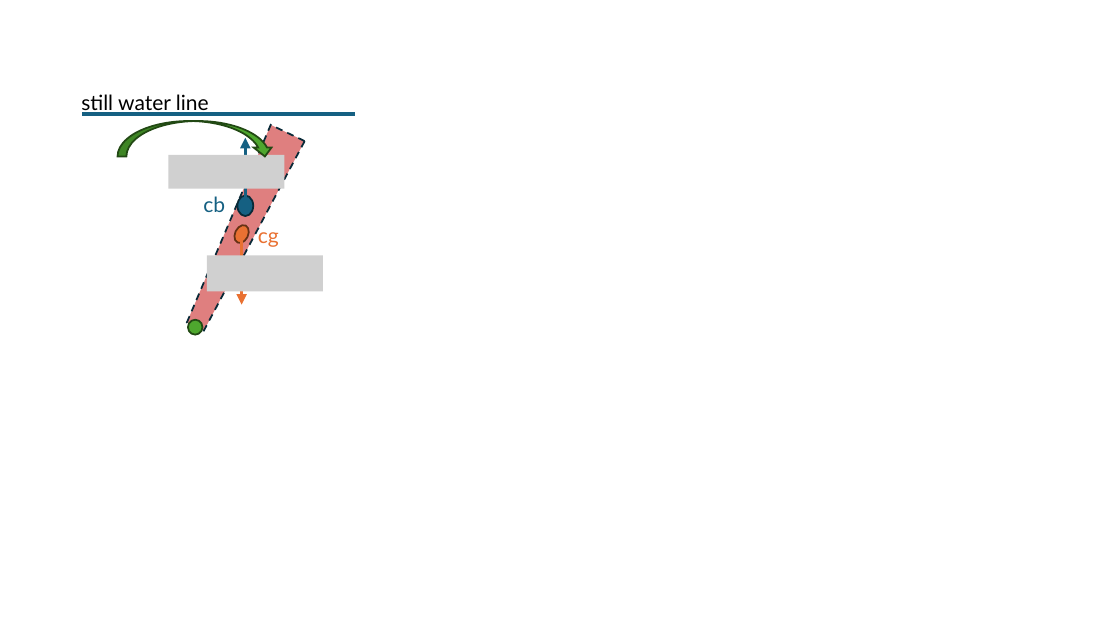
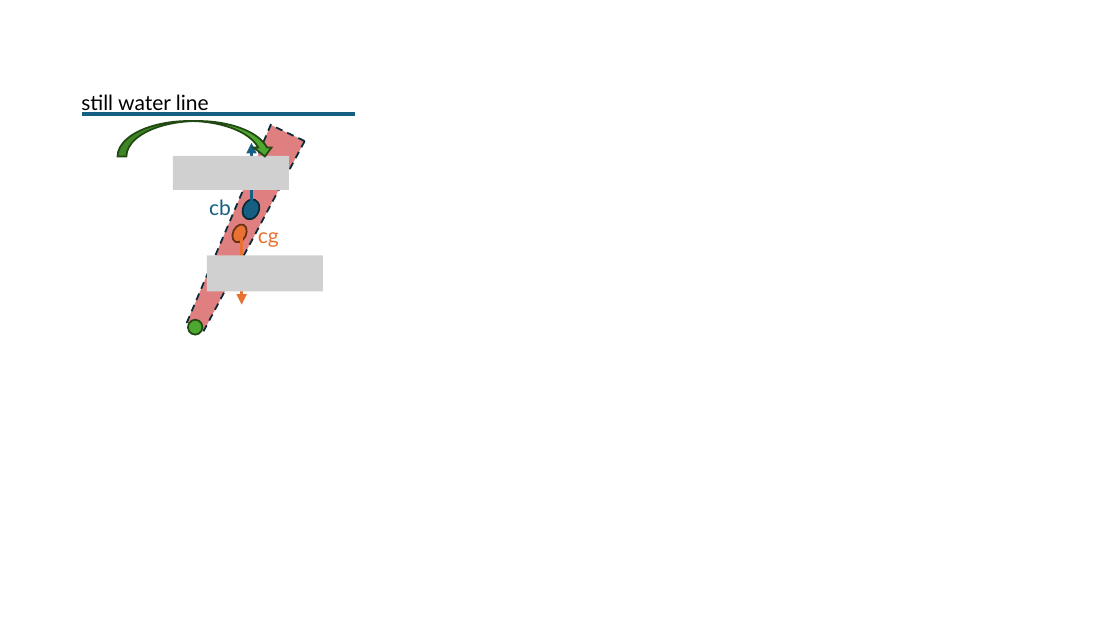
Before and after one commit to jtgrasb/WecOptTool, a slide deck: slide 5 of examples/FOSWEC_M4E/FOSWEC_BEM_Dimensions.pptx. Drawn at 1120x630 pixels with LibreOffice and Linux fonts; fonts in the diff are those of the drawing; grey boxes stand for pictures. Boxes give left, top, right and bottom in pixels: in the first picture for what was removed or moved away, otherwise in the second. Text is boxed around its words. In the diff, an @@ line names an element or a change of style, - is before the commit and + after.

```diff
--- a/examples/FOSWEC_M4E/FOSWEC_BEM_Dimensions.pptx
+++ b/examples/FOSWEC_M4E/FOSWEC_BEM_Dimensions.pptx
@@ arrow moved from (245, 206) - (245, 138) to (251, 210) - (251, 143) @@
@@ picture: place and size @@
-picture at bbox=[168, 155, 284, 188]
+picture at bbox=[173, 156, 289, 190]
@@ text "cb" rewrapped from bbox=[203, 196, 225, 212] to bbox=[209, 199, 231, 220] @@
@@ ellipse at bbox=[239, 197, 262, 222]: rotation 0 to 23 degrees @@
```
Also in this commit, not shown: 1 other slide changed, 14 other files.
